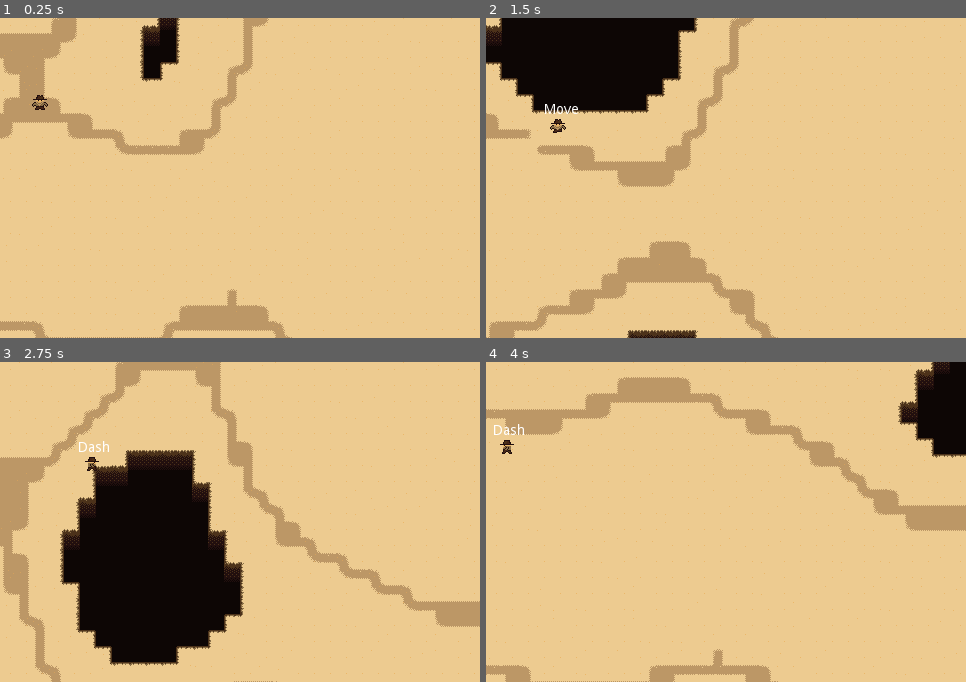
Above: before the commit, frames 1-4 (two rows, left to right).
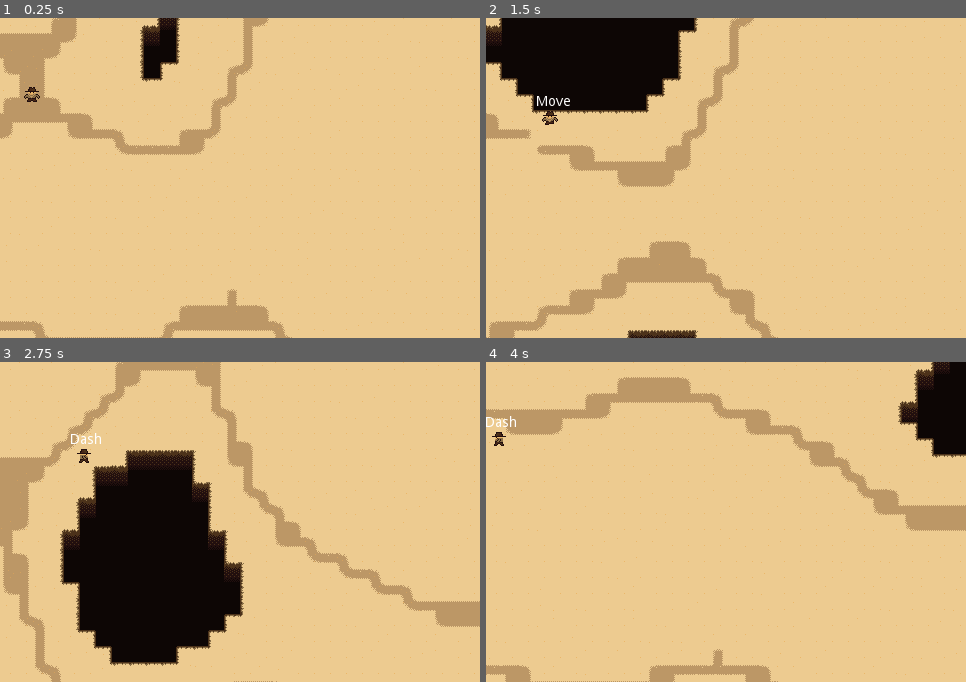
Above: after the commit, the same moments.

Repository: mikahimself/gun-fighters
Game: Godot game, scene res://scenes/World.tscn
Same seed, same stepped clock (60 frames per second), same inputs: the game is played once before the commit and once after it.
Inputs:
- Up to frame 1 (0.25 s): no input
- Up to frame 2 (1.5 s): tap Enter (ui_accept) at 0.5, 0.77 s; hold Right (move_right) 0.53-1.28 s; hold M (move_dash) 0.53-1.28 s; hold Down (move_down) from 1.28 s (still down); tap 1 (simulate_damage) at 1.35 s
- Up to frame 3 (2.75 s): tap Enter (ui_accept) at 1.52 s; release Down (move_down) at 2.03 s; hold Right (move_right) from 2.03 s (still down); hold M (move_dash) from 2.03 s (still down)
- Up to frame 4 (4 s): release Right (move_right) at 2.78 s; release M (move_dash) at 2.78 s; hold Up (move_up) 2.78-3.53 s; tap 1 (simulate_damage) at 2.85 s; tap Enter (ui_accept) at 3.02, 3.77 s; hold Left (move_left) from 3.53 s (still down); hold M (move_dash) from 3.53 s (still down)

The runs differ from the first frame. In frame 1, 0.2% of the frame differs, in the area x 5-10%, y 21-29%; in frame 2, 0.4%, in the area x 10-20%, y 24-36%; in frame 3, 0.3%; in frame 4, 0.3%.

Commit message:
Finetune falling position and speed

Diff:
--- a/scenes/Player.tscn
+++ b/scenes/Player.tscn
@@ -36,10 +36,10 @@
 tracks/1/imported = false
 tracks/1/enabled = true
 tracks/1/keys = {
-"times": PoolRealArray( 0, 2 ),
+"times": PoolRealArray( 0, 1 ),
 "transitions": PoolRealArray( 1, 1 ),
 "update": 0,
-"values": [ Vector2( 1, 1 ), Vector2( 0.1, 0.1 ) ]
+"values": [ Vector2( 1, 1 ), Vector2( 0, 0 ) ]
 }
 
 [sub_resource type="Animation" id=3]
@@ -181,7 +181,6 @@
 }
 
 [node name="Player" type="KinematicBody2D"]
-position = Vector2( 42.7709, 27.5004 )
 script = ExtResource( 4 )
 
 [node name="Sprite" type="Sprite" parent="."]
@@ -191,7 +190,6 @@
 frame = 10
 
 [node name="CollisionShape2D" type="CollisionShape2D" parent="."]
-visible = false
 position = Vector2( 0, 4 )
 rotation = 1.5708
 shape = SubResource( 1 )
--- a/scripts/Fall.gd
+++ b/scripts/Fall.gd
@@ -15,6 +15,12 @@
 	add_child(dieTimer)
 	dieTimer.start()
 
+func process(delta):
+	if owner.facing.y > 0:
+		owner.move_and_slide(owner.speed * 0.5 * owner.facing.normalized())
+	else:
+		owner.move_and_slide(owner.speed * 0.25 * owner.facing.normalized())
+
 func _on_fall_timeout():
 	state_machine.transition_to("Idle")
 	print("fall timeout")
--- a/scripts/Player.gd
+++ b/scripts/Player.gd
@@ -42,5 +42,5 @@
 	$AnimationPlayer.play(animation)
 
 func get_map_position() -> int:
-	var pos = tilemap.world_to_map(position)
+	var pos = tilemap.world_to_map(position + Vector2(0, 6))
 	return tilemap.get_cell(pos.x, pos.y)
--- a/scripts/World.gd
+++ b/scripts/World.gd
@@ -69,7 +69,7 @@
 	for x in range(6, map_size.x / 2+ 6):
 		for y in range(6, map_size.y):
 			if $Navigation2D/TileMapSand.get_cell(x, y) == 0 and check_surroundings(x, y):
-				plr.position = $Navigation2D/TileMapSand.map_to_world(Vector2(x, y)) + Vector2(8, 8)
+				plr.position = $Navigation2D/TileMapSand.map_to_world(Vector2(x, y))
 				foundPosition = true
 			if (foundPosition):
 				print("placed player at ", plr.position)
